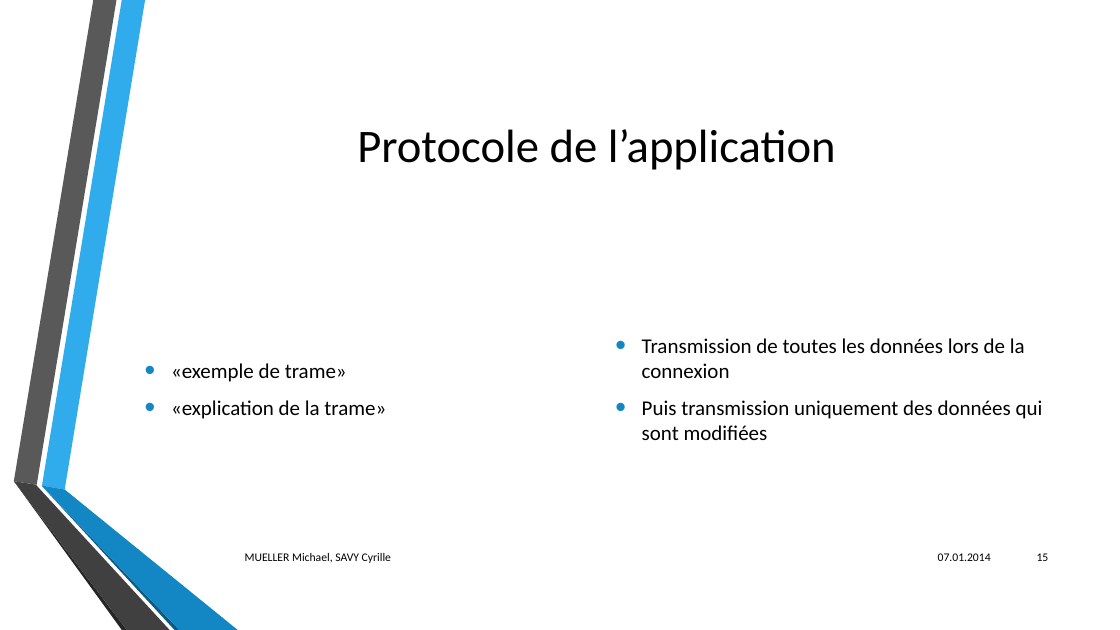
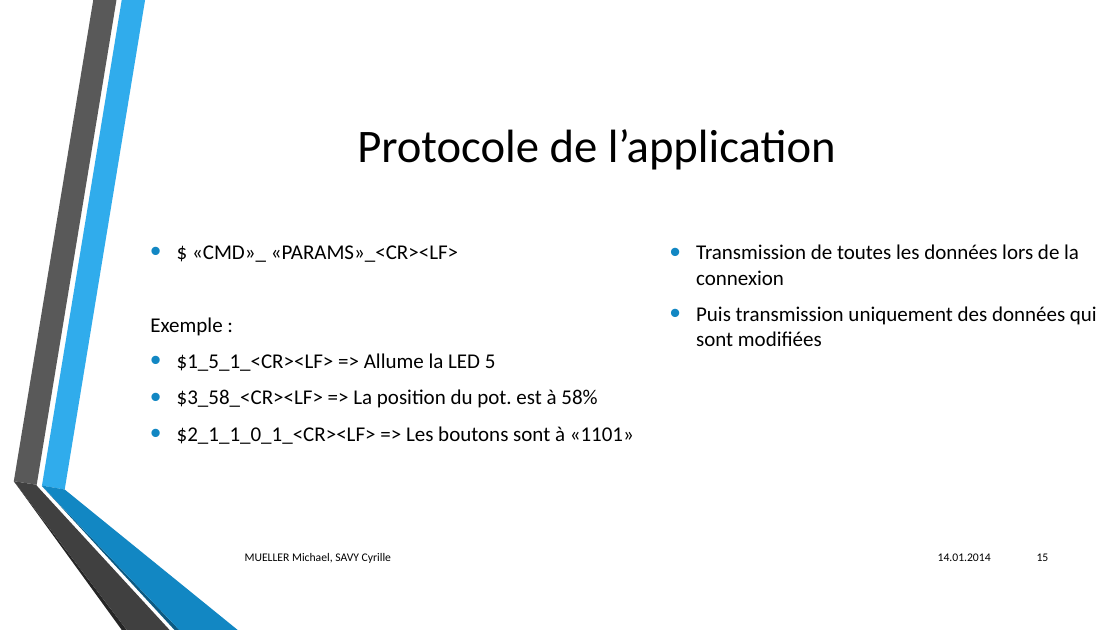
Before and after one commit to CyrilleSavy/BluetoothDevMob, a slide deck: slide 15 of Bluetooth sur Android.pptx. Drawn at 1120x630 pixels with LibreOffice and Linux fonts; fonts in the diff are those of the drawing; background and template pictures are left out. Boxes give left, top, right and bottom in pixels: in the first picture for what was removed or moved away, otherwise in the second. Text is boxed around its words. In the diff, an @@ line names an element or a change of style, - is before the commit and + after.

Commit message:
Modif PPT

```diff
--- a/Bluetooth sur Android.pptx
+++ b/Bluetooth sur Android.pptx
@@ text "Transmission de toutes les données ...": place and size @@
-text "Transmission de toutes les données ..." at box(642, 338, 1043, 440)
+text "Transmission de toutes les données ..." at box(696, 244, 1097, 346)
@@ text at box(150, 245, 634, 444): text changed @@
-• «exemple de trame»
-• «explication de la trame»
+• $ «CMD»_ «PARAMS»_<CR><LF>
+Exemple :
+• $1_5_1_<CR><LF> => Allume la LED 5
+• $3_58_<CR><LF> => La position du pot. est à 58%
+• $2_1_1_0_1_<CR><LF> => Les boutons sont à «1101»
@@ text at box(938, 553, 991, 561): text changed @@
-07.01.2014
+14.01.2014
```
Also in this commit, not shown: 17 other slides changed.
